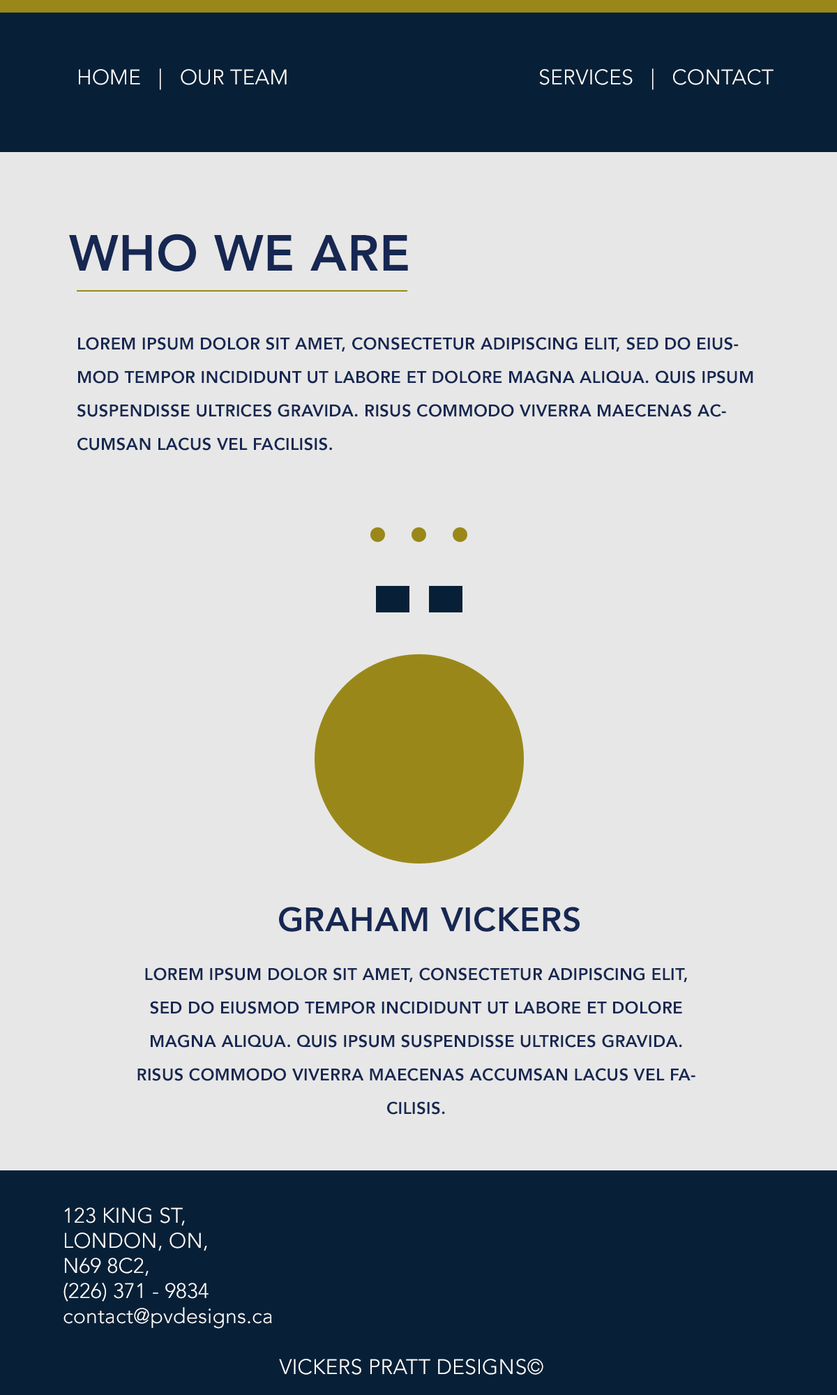
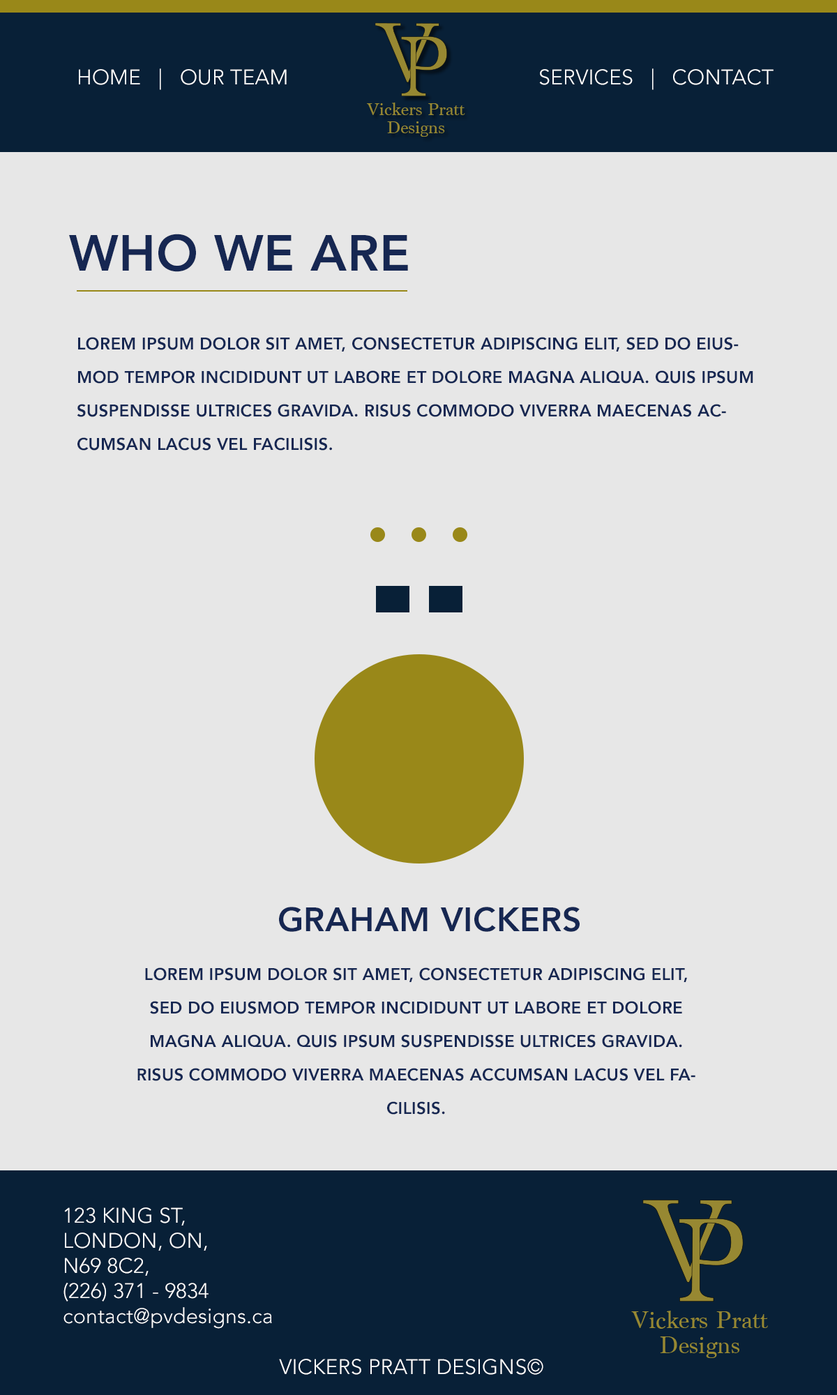
Two versions of the same layered image (837px x 1395px). Layer-by-layer changes:
added layer "logo_no_shadow" in group "header" over left=631, top=1199, right=768, bottom=1359
added layer "logo_drop_shadow" in group "header" over left=366, top=22, right=469, bottom=142
